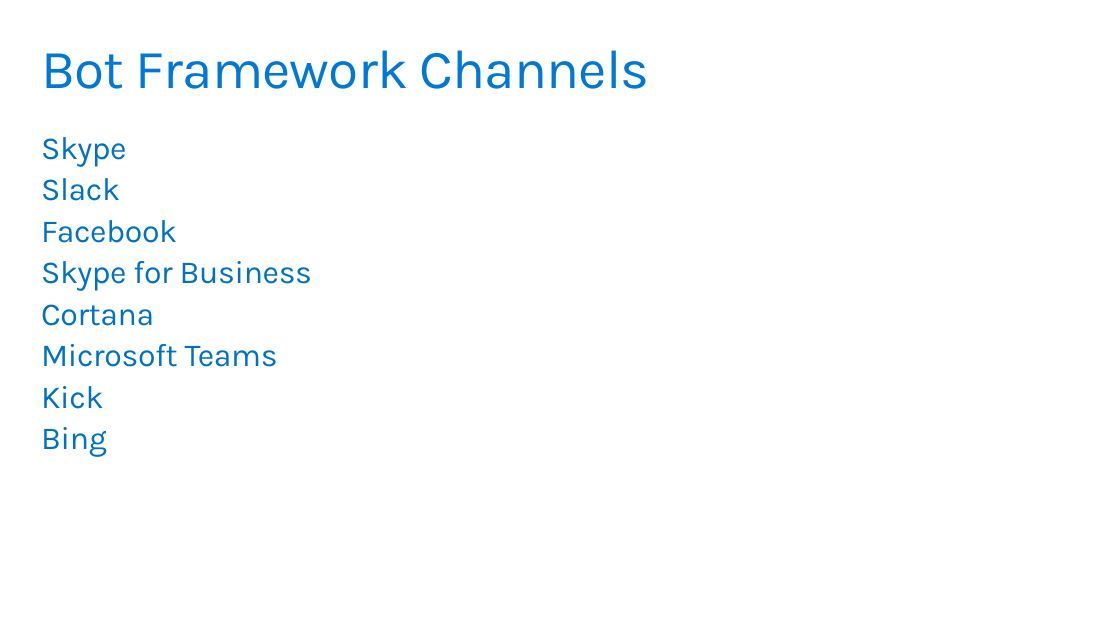
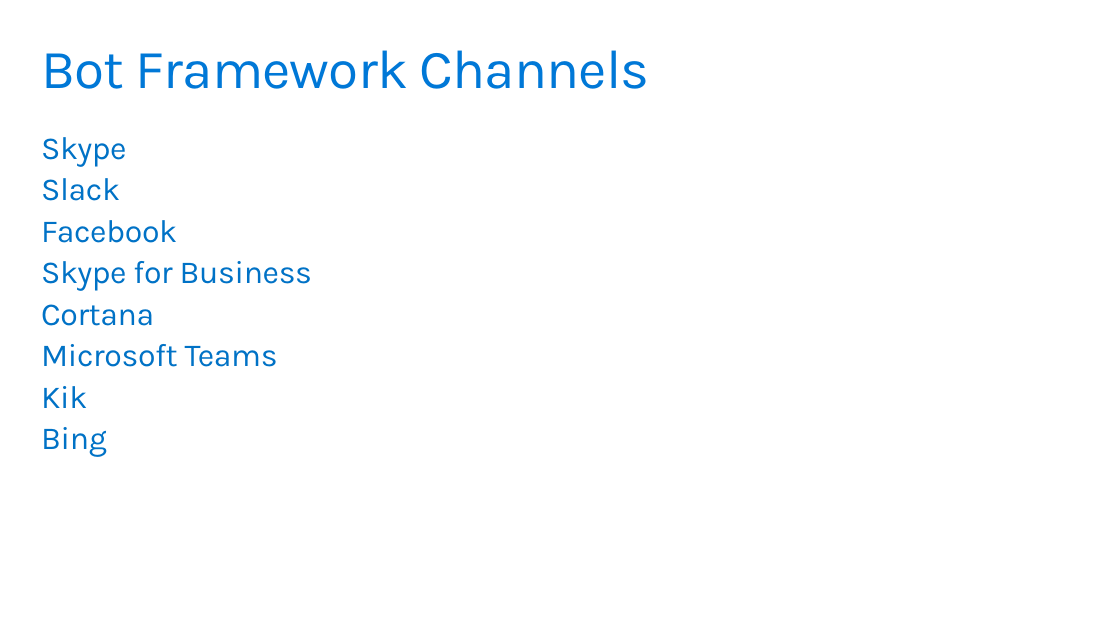
Before and after one commit to GeekTrainer/help-desk-bot-lab, a slide deck: slide 2 of Slides/8 - Backchannel.pptx. Drawn at 1120x630 pixels with LibreOffice and Linux fonts; fonts in the diff are those of the drawing. Boxes give left, top, right and bottom in pixels: in the first picture for what was removed or moved away, otherwise in the second. Text is boxed around its words. In the diff, an @@ line names an element or a change of style, - is before the commit and + after.

```diff
--- a/Slides/8 - Backchannel.pptx
+++ b/Slides/8 - Backchannel.pptx
@@ text at (41,386,87,408): text changed @@
-Kick
+Kik
```
Also in this commit, not shown: 3 other slides changed.
